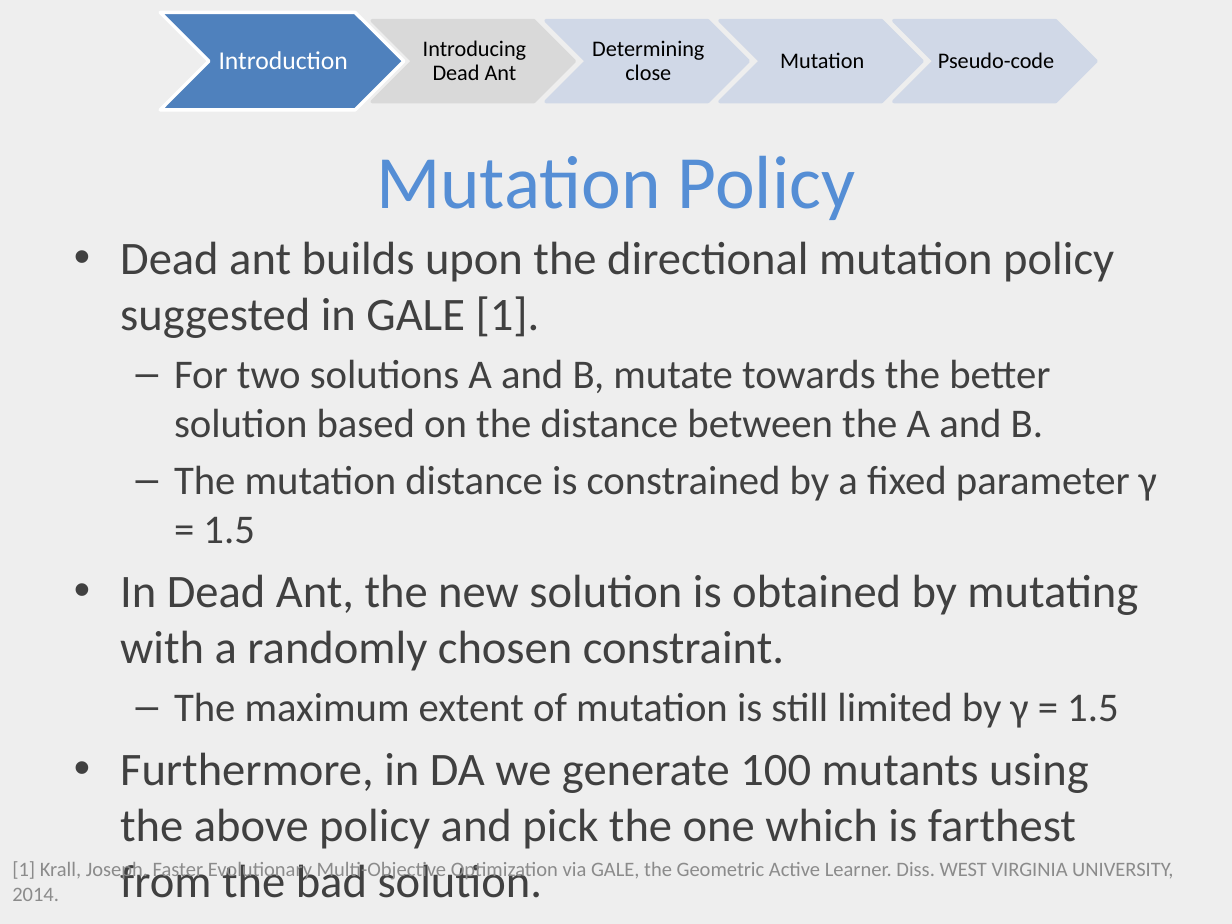
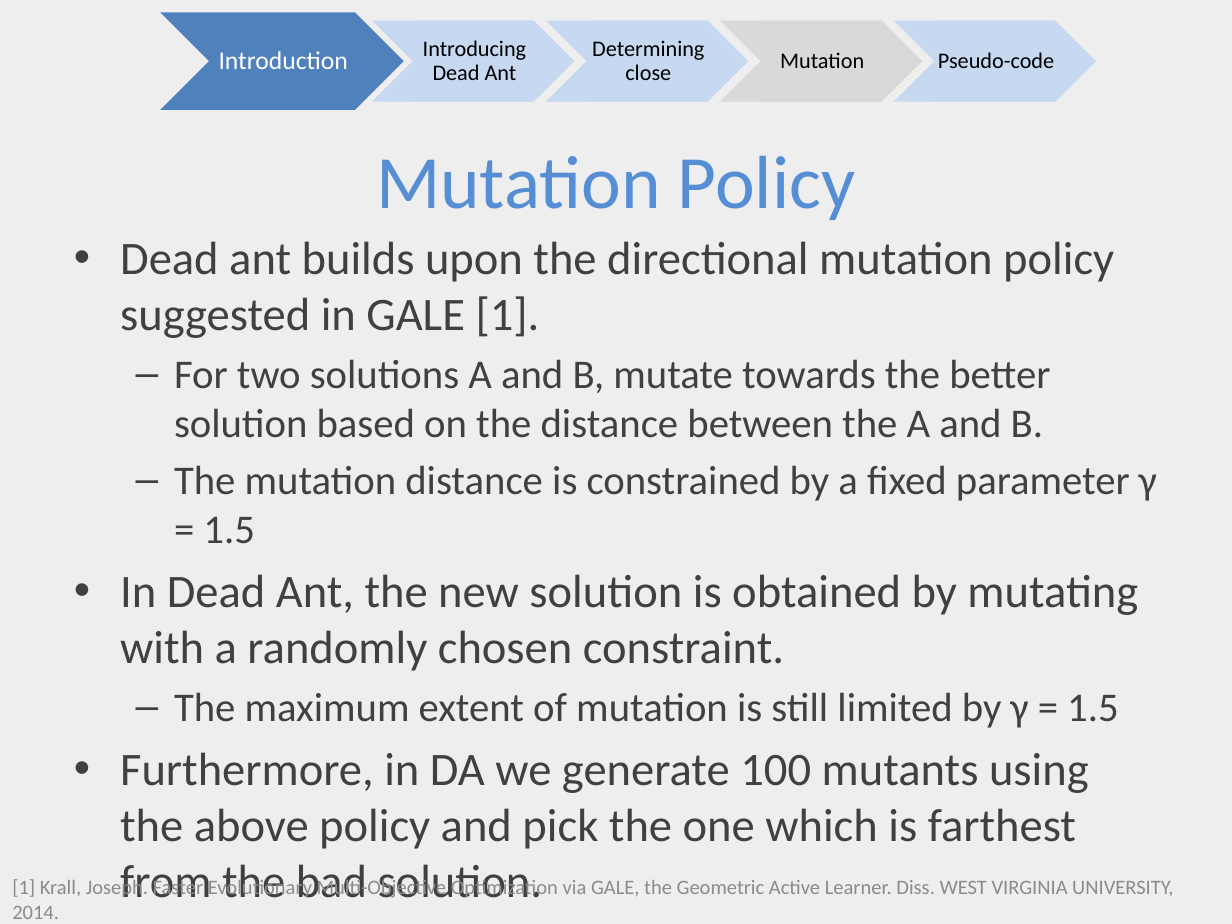
Before and after one commit to ai-se/Rahul, a slide deck: slide 5 of DEADANT/deadAnt.pptx. Drawn at 1232x924 pixels with LibreOffice and Linux fonts; fonts in the diff are those of the drawing. Boxes give left, top, right and bottom in pixels: in the first picture for what was removed or moved away, otherwise in the second. Text is boxed around its words. In the diff, an @@ line names an element or a change of style, - is before the commit and + after.

Commit message:
More updates..

```diff
--- a/DEADANT/deadAnt.pptx
+++ b/DEADANT/deadAnt.pptx
@@ chevron at (x1=160, y1=12, x2=404, y2=110): outline #FFFFFF 2 pt to none @@
@@ chevron at (x1=372, y1=21, x2=574, y2=102): fill #D9D9D9 to #C6D9F1; outline #D9D9D9 2 pt to none @@
@@ rectangle "Introducing Dead Ant" at (x1=413, y1=21, x2=533, y2=102): fill #D9D9D9 to #C6D9F1; outline #D9D9D9 0.75 pt to none @@
@@ chevron at (x1=546, y1=21, x2=748, y2=102): fill #D0D8E8 at 90% opacity to #C6D9F1; outline #D0D8E8 2 pt to none @@
@@ rectangle "Determining close" at (x1=586, y1=21, x2=707, y2=102): fill none to #C6D9F1 @@
@@ chevron at (x1=719, y1=21, x2=922, y2=102): fill #D0D8E8 at 90% opacity to #D9D9D9; outline #D0D8E8 2 pt to none @@
@@ rectangle "Mutation" at (x1=760, y1=21, x2=881, y2=102): fill none to #D9D9D9 @@
@@ chevron at (x1=894, y1=21, x2=1096, y2=102): fill #D0D8E8 at 90% opacity to #C6D9F1; outline #D0D8E8 2 pt to none @@
@@ 3 rectangles moved together from (x1=592, y1=40, x2=1054, y2=80) to (x1=586, y1=21, x2=1055, y2=102) @@
@@ rectangle "Pseudo-code" at (x1=934, y1=21, x2=1055, y2=102): fill none to #C6D9F1 @@
@@ text "[1] Krall, Joseph. Faster Evolutionary ..." moved from (x1=12, y1=861, x2=1173, y2=901) to (x1=12, y1=877, x2=1173, y2=919) @@
```
Also in this commit, not shown: 3 other slides changed.
